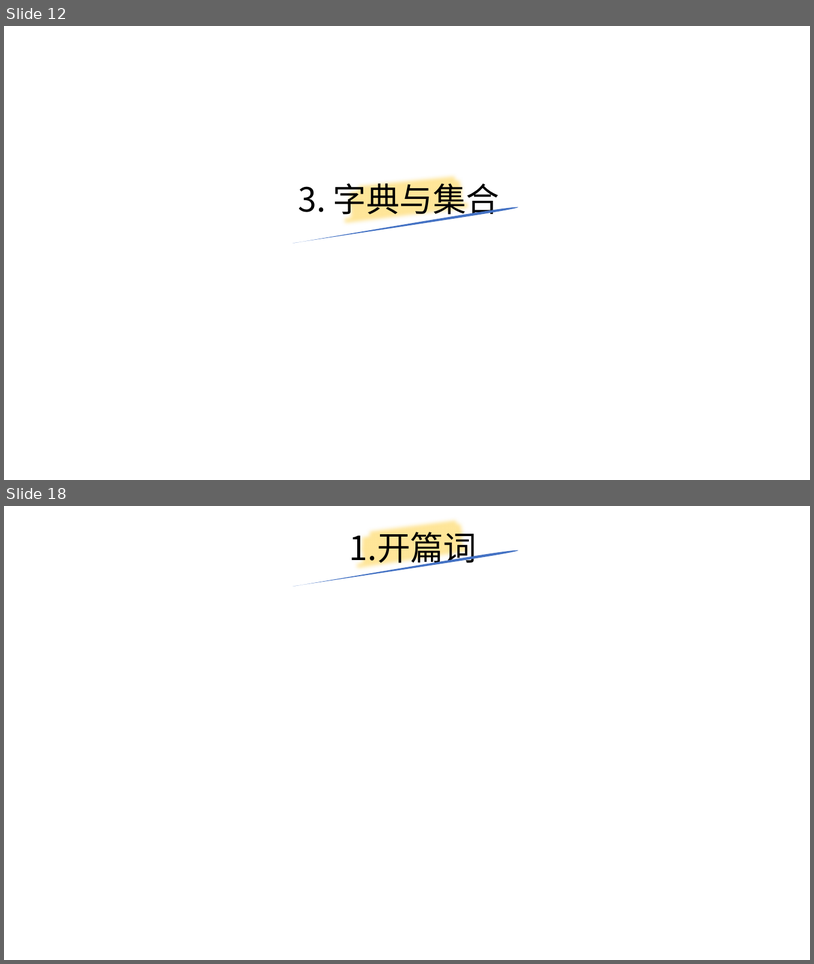
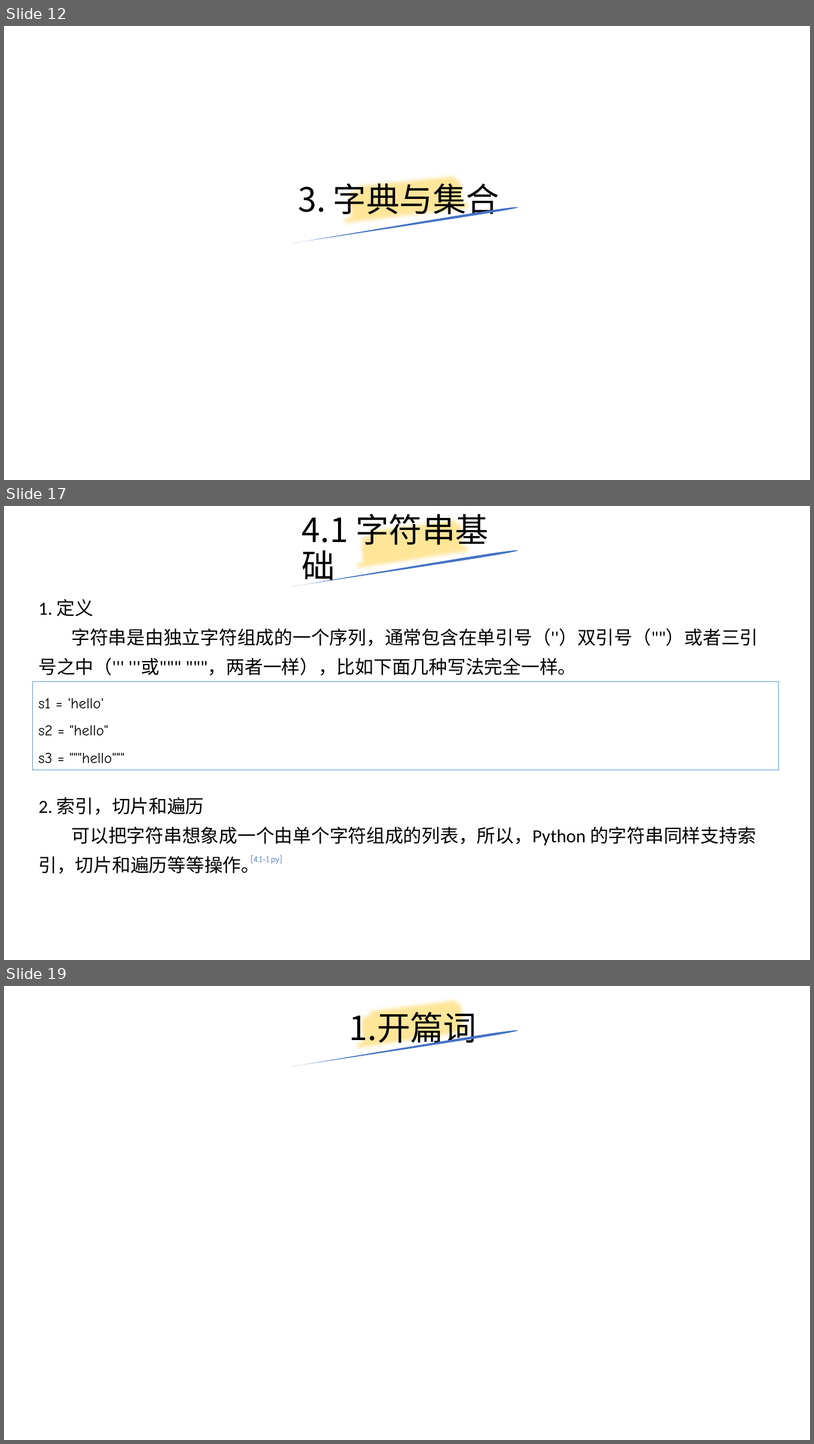
Before and after one commit to yiwenliu/CorePython, a slide deck: PPT/CorePython.pptx. Shown one above the other, each under a label of ours: slides 12 and 18 before the commit, slides 12, 17 and 19 after it; the slides between them are not shown. The pictures are 814x964 and 814x1444 pixels, drawn with LibreOffice and Linux fonts; fonts in the diff are those of the drawing. Boxes give left, top, right and bottom in pixels: in the first picture for what was removed or moved away, otherwise in the second. Text is boxed around its words. In the diff, an @@ line names an element or a change of style, - is before the commit and + after.

```diff
--- a/PPT/CorePython.pptx
+++ b/PPT/CorePython.pptx
@@ slide 17 added at <box>4,506,810,960</box>, background #FFFFFF @@
@@ title added at <box>302,508,489,585</box>, 39.6 pt, text #000000 @@
+4.1 字符串基础
@@ freeform shape added at <box>353,506,476,586</box>, outline #FFE699 16 pt @@
@@ freeform shape added at <box>292,549,519,586</box>, fill #4472C4 @@
@@ text added at <box>38,599,759,675</box>, 22 pt, text #000000 @@
+1. 定义
+字符串是由独立字符组成的一个序列，通常包含在单引号（''）双引号（""）或者三引号之中（''' '''或""" """，两者一样），比如下面几种写法完全一样。
@@ rectangle added at <box>32,681,779,770</box>, outline #5B9BD5 0.75 pt, 18 pt, text #000000 @@
+s1 = 'hello'
+s2 = "hello"
+s3 = """hello"""
@@ text added at <box>39,797,756,873</box>, 22 pt, text #000000 @@
+2. 索引，切片和遍历
+可以把字符串想象成一个由单个字符组成的列表，所以，Python 的字符串同样支持索引，切片和遍历等等操作。
@@ text added at <box>251,855,282,864</box>, 18 pt, text #4472C4 @@
+[4.1-1.py]
@@ what was slide 18 is now slide 19 @@
```
Also in this commit, not shown: 8 other slides added, 1 slide removed, 8 other files.
